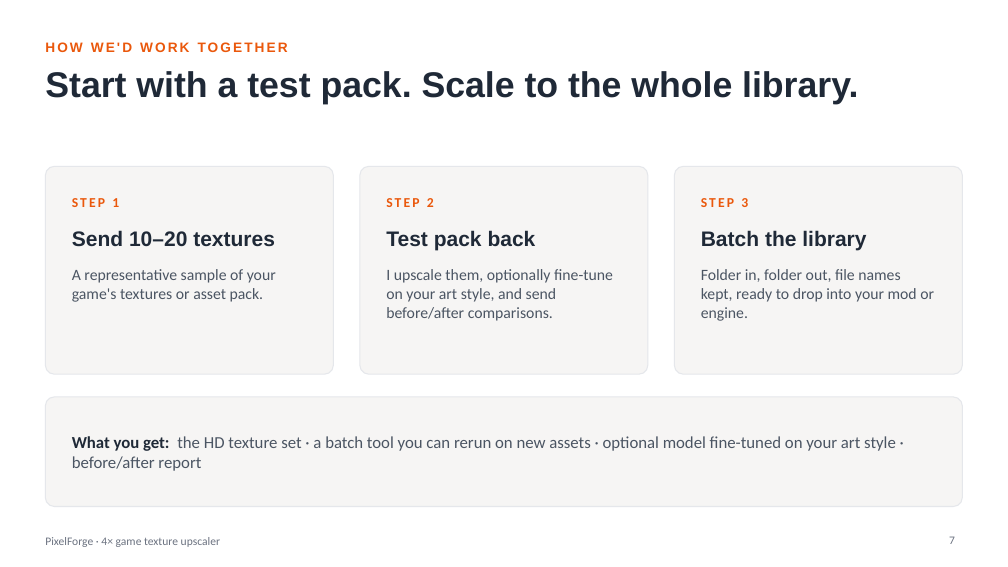
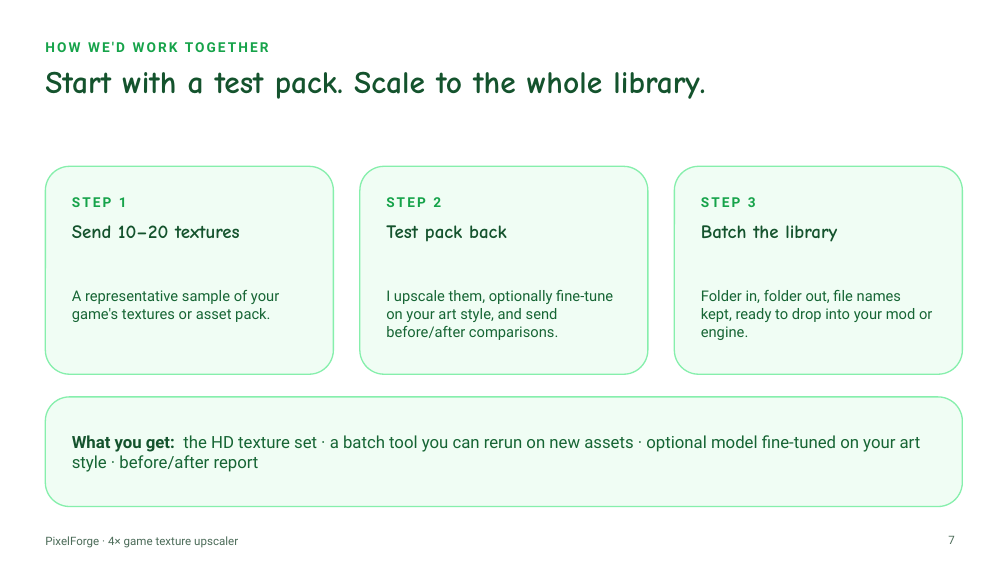
Before and after one commit to Priyanshu-Singh-git/pixelforge, a slide deck: slide 7 of presentation/deck.pptx. Drawn at 1008x567 pixels with LibreOffice and Linux fonts; fonts in the diff are those of the drawing. Boxes give left, top, right and bottom in pixels: in the first picture for what was removed or moved away, otherwise in the second. Text is boxed around its words. In the diff, an @@ line names an element or a change of style, - is before the commit and + after.

```diff
--- a/presentation/deck.pptx
+++ b/presentation/deck.pptx
@@ text "HOW WE'D WORK TOGETHER" at bbox=[45, 41, 269, 52]: font Arial to Roboto, text colour #EA580C to #16A34A @@
@@ title "Start with a test pack. ..." at bbox=[45, 71, 705, 99]: size 34 to 30 pt, font Arial to Comic Neue, text colour #1F2937 to #14532D @@
@@ font Calibri to Roboto, text colour #EA580C to #16A34A in 3 elements at bbox=[72, 197, 127, 207], bbox=[386, 197, 441, 207], bbox=[701, 197, 756, 207] @@
@@ size 20 to 18 pt, font Arial to Comic Neue, text colour #1F2937 to #14532D; vertical alignment middle to top in 3 elements at bbox=[72, 225, 240, 238], bbox=[386, 225, 507, 242], bbox=[701, 225, 837, 242] @@
@@ text "A representative sample of your ...": place and size @@
-text "A representative sample of your ..." at bbox=[72, 269, 276, 302]
+text "A representative sample of your ..." at bbox=[72, 290, 279, 322]
@@ size 15 to 14 pt, font Calibri to Roboto, text colour #4B5563 to #166534 in 3 elements at bbox=[72, 290, 279, 322], bbox=[701, 290, 932, 340], bbox=[386, 290, 613, 340] @@
@@ text "I upscale them, optionally fine-tune ...": place and size @@
-text "I upscale them, optionally fine-tune ..." at bbox=[386, 269, 613, 321]
+text "I upscale them, optionally fine-tune ..." at bbox=[386, 290, 613, 340]
@@ text "Folder in, folder out, file ...": place and size @@
-text "Folder in, folder out, file ..." at bbox=[701, 269, 934, 321]
+text "Folder in, folder out, file ..." at bbox=[701, 290, 932, 340]
@@ fill #F6F5F4 to #F0FDF4; outline #E5E7EB 1 pt to #86EFAC 1.25 pt; proportions changed in 4 elements at bbox=[45, 166, 333, 374], bbox=[360, 166, 648, 374], bbox=[675, 166, 963, 374], bbox=[45, 397, 963, 507] @@
@@ text "What you get: the HD ..." at bbox=[72, 435, 921, 472]: font Calibri to Roboto, text colour #4B5563 to #166534; text colour #1F2937 to #14532D in "What you get:" @@
@@ text "PixelForge · 4× game texture ..." at bbox=[45, 536, 238, 548]: font Calibri to Roboto, text colour #6B7280 to #4B6B58 @@
@@ page number at bbox=[948, 536, 954, 544]: font Calibri to Roboto, text colour #6B7280 to #4B6B58 @@
```
Also in this commit, not shown: 8 other slides changed, 21 other files.
